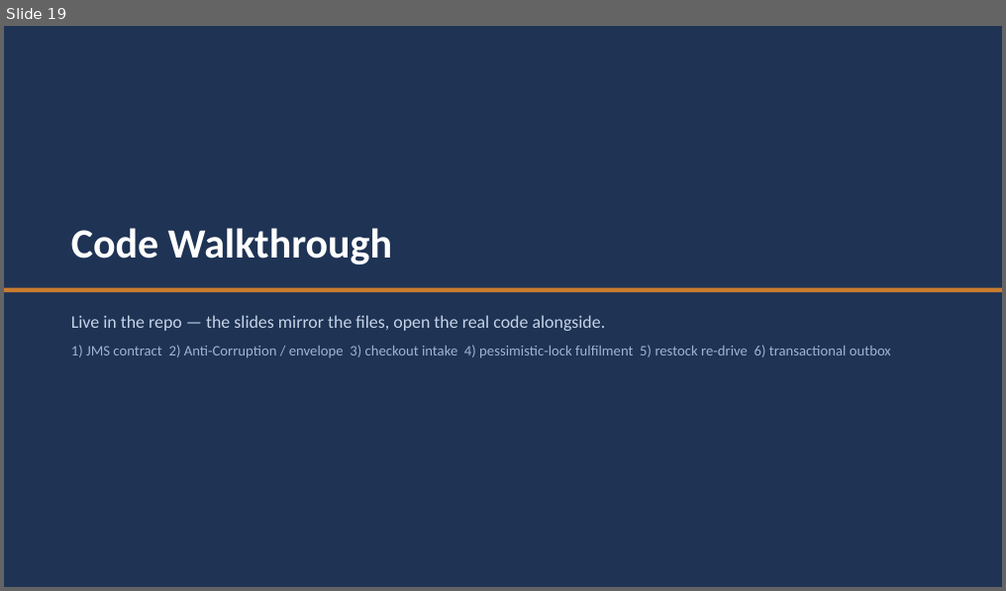
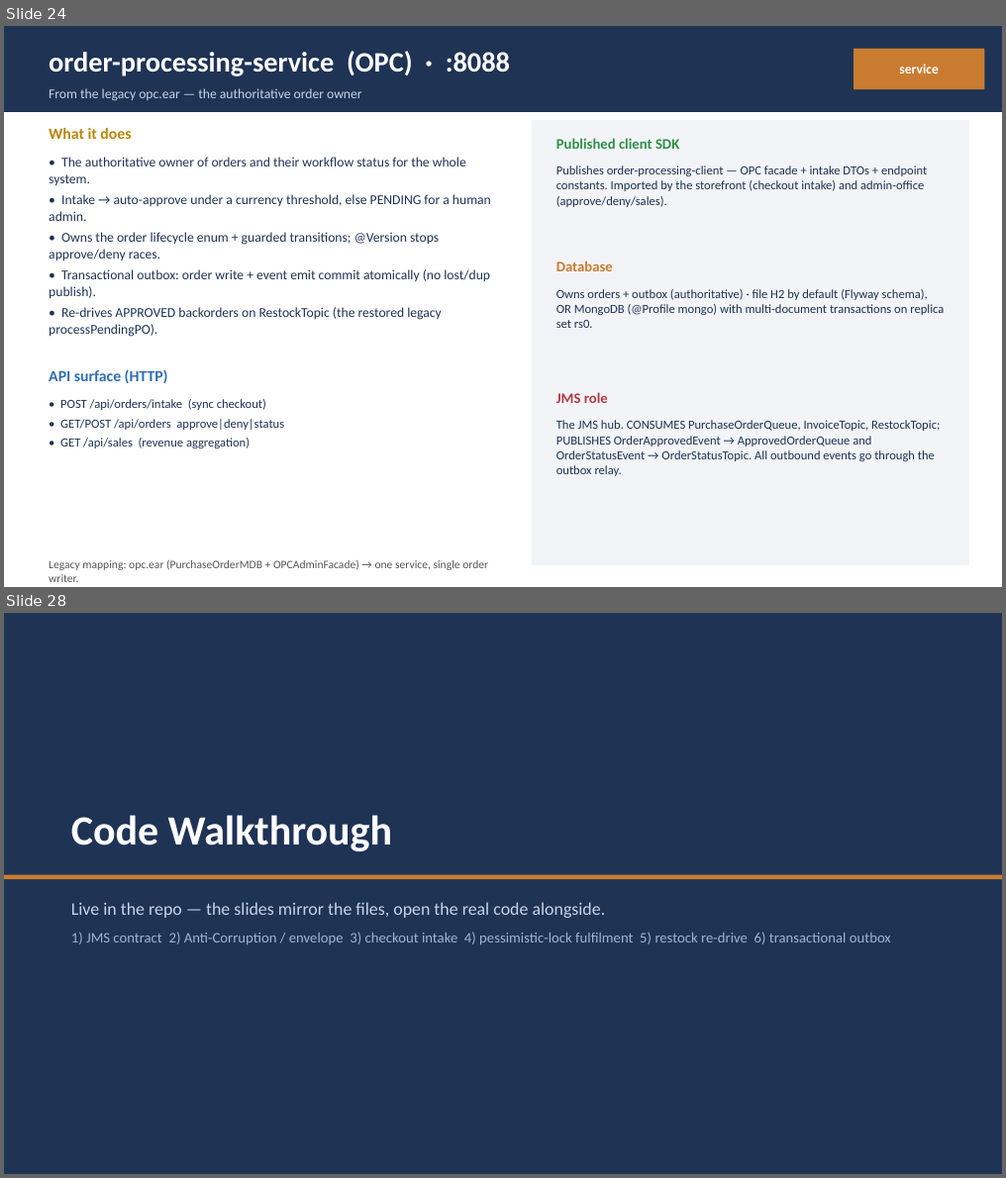
Before and after one commit to Vishak-94/pet-store, a slide deck: docs/PetStore_Demo_45min.pptx. Shown one above the other, each under a label of ours: slide 19 before the commit, slides 24 and 28 after it; the slides between them are not shown. The pictures are 1006x591 and 1006x1178 pixels, drawn with LibreOffice and Linux fonts; fonts in the diff are those of the drawing. Boxes give left, top, right and bottom in pixels: in the first picture for what was removed or moved away, otherwise in the second. Text is boxed around its words. In the diff, an @@ line names an element or a change of style, - is before the commit and + after.

```diff
--- a/docs/PetStore_Demo_45min.pptx
+++ b/docs/PetStore_Demo_45min.pptx
@@ slide 24 added at <box>4,26,1002,587</box>, background #FFFFFF @@
@@ rectangle added at <box>4,26,1002,112</box>, fill #1F3355 @@
@@ text added at <box>49,51,510,76</box>, 27 pt, text #FFFFFF, bold @@
+order-processing-service (OPC) · :8088
@@ rectangle added at <box>853,49,985,89</box>, fill #C97C2F @@
@@ text added at <box>899,64,939,74</box>, 13 pt, text #FFFFFF, bold @@
+service
@@ text added at <box>49,88,362,101</box>, 13 pt, text #C5D3E6 @@
+From the legacy opc.ear — the authoritative order owner
@@ text added at <box>49,128,131,139</box>, 15 pt, text #B8860B, bold @@
+What it does
@@ rectangle added at <box>532,120,969,566</box>, fill #F2F4F7 @@
@@ text added at <box>556,138,679,149</box>, 14 pt, text #2F8F46, bold @@
+Published client SDK
@@ text added at <box>49,157,491,337</box>, 13 pt, text #1F3355 @@
+• The authoritative owner of orders and their workflow status for the whole system.
+• Intake → auto-approve under a currency threshold, else PENDING for a human admin.
+• Owns the order lifecycle enum + guarded transitions; @Version stops approve/deny races.
+• Transactional outbox: order write + event emit commit atomically (no lost/dup publish).
+• Re-drives APPROVED backorders on RestockTopic (the restored legacy processPendingPO).
@@ text added at <box>556,166,927,207</box>, 12 pt, text #1F3355 @@
+Publishes order-processing-client — OPC facade + intake DTOs + endpoint constants. Imported by the storefront (checkout intake) and admin-office (approve/deny/sales).
@@ text added at <box>556,261,613,272</box>, 14 pt, text #C97C2F, bold @@
+Database
@@ text added at <box>556,289,944,328</box>, 12 pt, text #1F3355 @@
+Owns orders + outbox (authoritative) · file H2 by default (Flyway schema), OR MongoDB (@Profile mongo) with multi-document transactions on replica set rs0.
@@ text added at <box>49,370,168,383</box>, 15 pt, text #2E6DB4, bold @@
+API surface (HTTP)
@@ text added at <box>60,399,284,449</box>, 12 pt, text #1F3355 @@
+• POST /api/orders/intake (sync checkout)
+• GET/POST /api/orders approve|deny|status
+• GET /api/sales (revenue aggregation)
@@ text added at <box>556,392,608,403</box>, 14 pt, text #B23A48, bold @@
+JMS role
@@ text added at <box>556,420,940,476</box>, 12 pt, text #1F3355 @@
+The JMS hub. CONSUMES PurchaseOrderQueue, InvoiceTopic, RestockTopic; PUBLISHES OrderApprovedEvent → ApprovedOrderQueue and OrderStatusEvent → OrderStatusTopic. All outbound events go through the outbox relay.
@@ text added at <box>49,561,488,582</box>, 11 pt, text #555555 @@
+Legacy mapping: opc.ear (PurchaseOrderMDB + OPCAdminFacade) → one service, single order writer.
@@ what was slide 19 is now slide 28 @@
```
Also in this commit, not shown: 1 slide changed, 8 other slides added, 1 other file.
